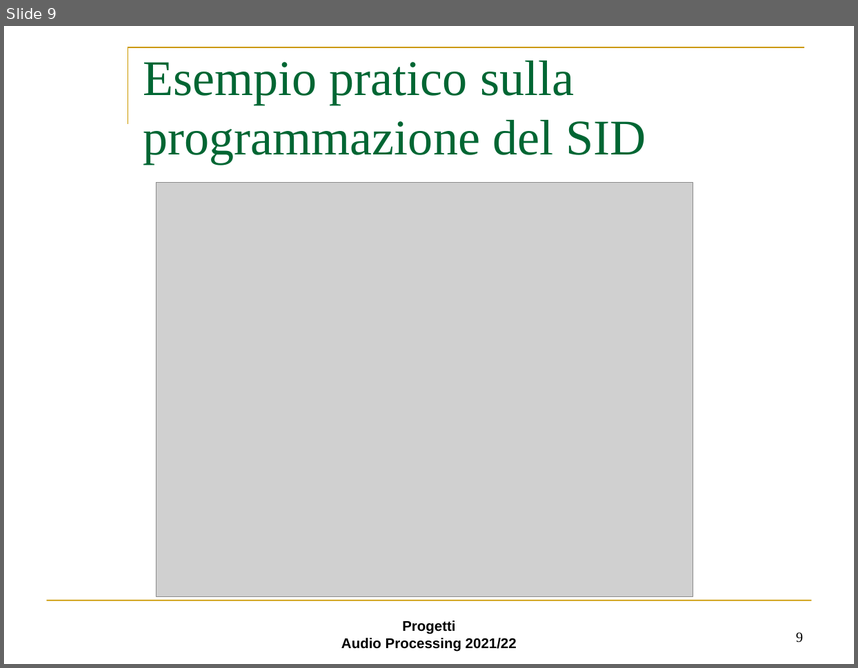
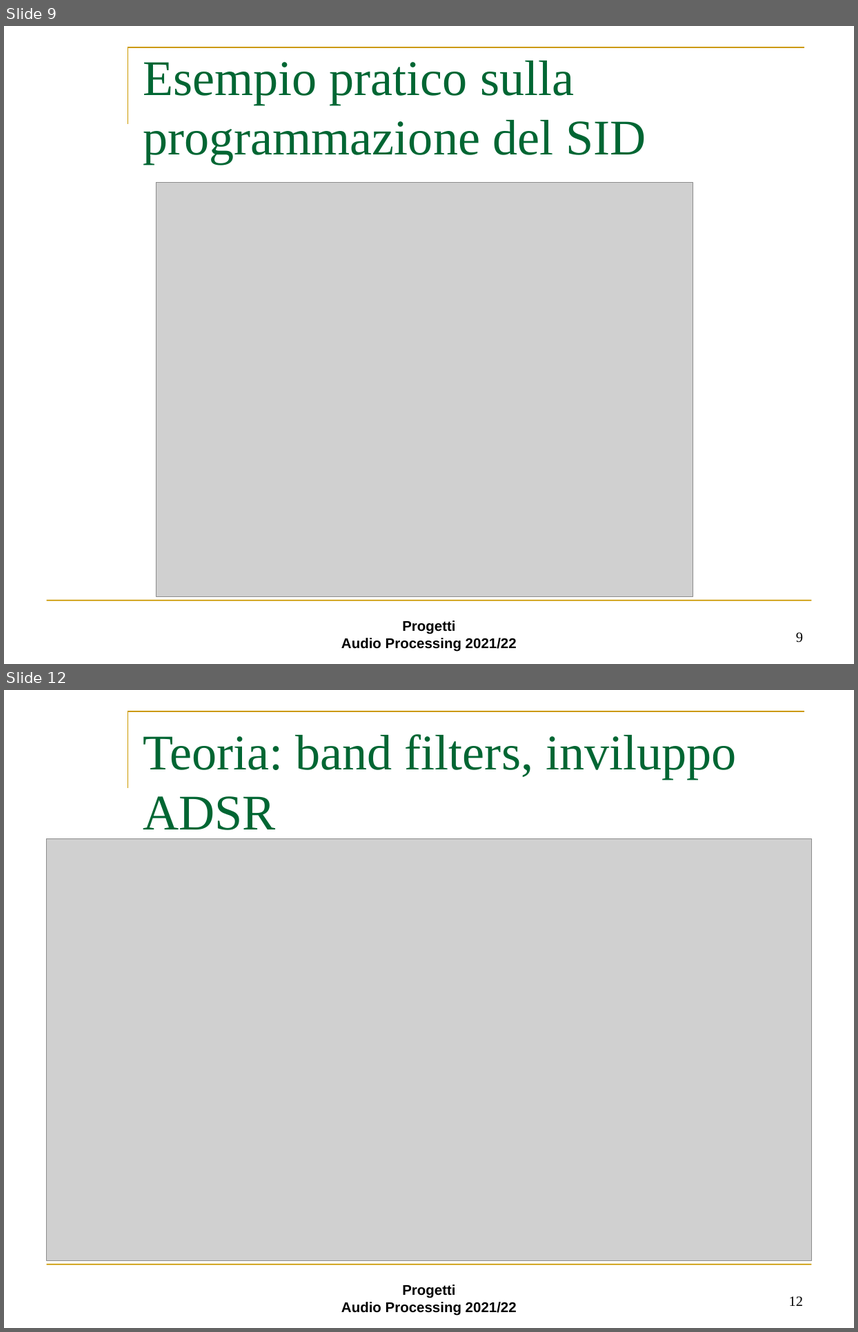
Before and after one commit to Gallo00/Progetto-AUDIO, a slide deck: step3.ppt. Shown one above the other, each under a label of ours: slide 9 before the commit, slides 9 and 12 after it; the slides between them are not shown. The pictures are 858x668 and 858x1332 pixels, drawn with LibreOffice and Linux fonts; fonts in the diff are those of the drawing; grey boxes stand for pictures; background and template pictures are left out. Boxes give left, top, right and bottom in pixels: in the first picture for what was removed or moved away, otherwise in the second. Text is boxed around its words. In the diff, an @@ line names an element or a change of style, - is before the commit and + after.

```diff
--- a/step3.ppt
+++ b/step3.ppt
@@ slide 12 added at (x1=4, y1=690, x2=854, y2=1328), background #FFFFFF; not listed: 3 template elements that a slide beside it also shows @@
@@ title added at (x1=143, y1=734, x2=737, y2=839), 60 pt, text #006633 @@
+Teoria: band filters, inviluppo ADSR
@@ picture added at (x1=47, y1=839, x2=811, y2=1261) @@
@@ page number added at (x1=789, y1=1296, x2=803, y2=1305), 17 pt, text #000000 @@
+12
```
Also in this commit, not shown: 7 slides changed, 2 other slides added, 3 slides removed.
